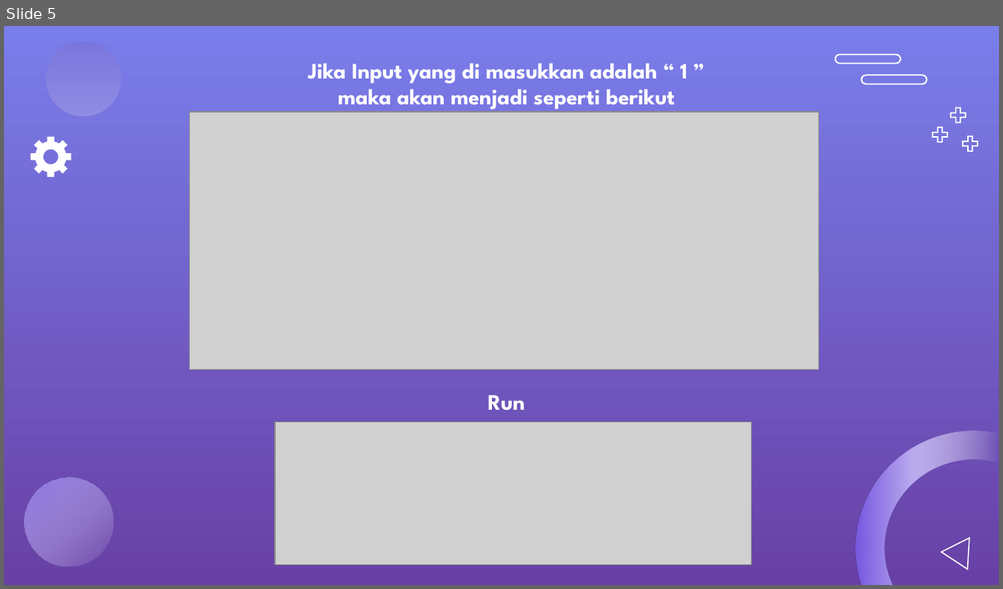
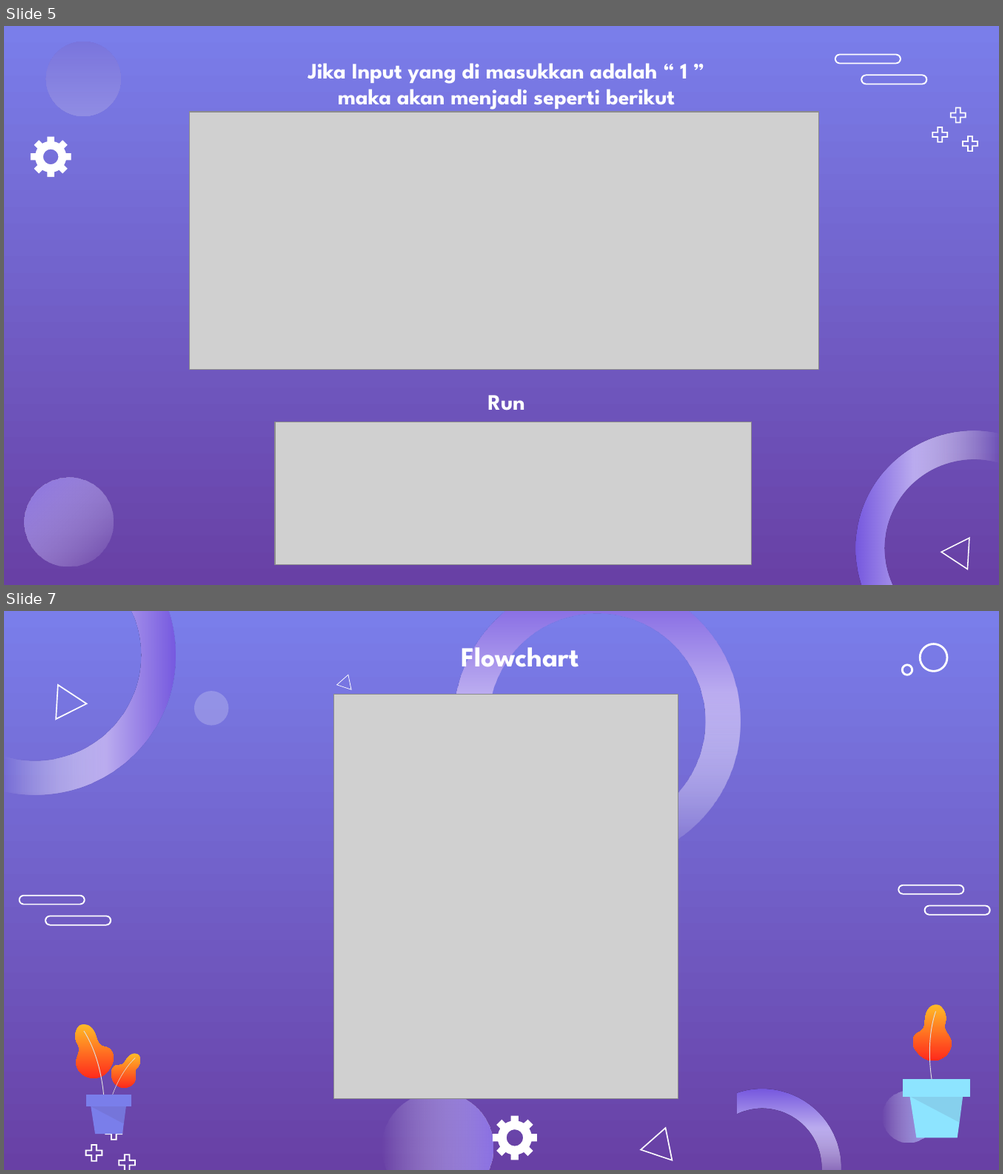
Before and after one commit to riskinurhadi/NEWSITE, a slide deck: assets/Karya/Materi/Search Data Karyawan.pptx. Shown one above the other, each under a label of ours: slide 5 before the commit, slides 5 and 7 after it; the slides between them are not shown. The pictures are 1003x589 and 1003x1174 pixels, drawn with LibreOffice and Linux fonts; fonts in the diff are those of the drawing; grey boxes stand for pictures; background and template pictures are left out. Boxes give left, top, right and bottom in pixels: in the first picture for what was removed or moved away, otherwise in the second. Text is boxed around its words. In the diff, an @@ line names an element or a change of style, - is before the commit and + after.

```diff
--- a/assets/Karya/Materi/Search Data Karyawan.pptx
+++ b/assets/Karya/Materi/Search Data Karyawan.pptx
@@ slide 7 added at (4,611,999,1170), background gradient #6840A5 to #7A7EEA @@
@@ freeform shape added at (5,611,176,806), fill gradient #7759E0 to #BBACF0 to #FFFFFF @@
@@ freeform shape added at (434,611,760,863), fill gradient #7759E0 to #BBACF0 to #FFFFFF @@
@@ text added at (461,641,579,675), 20 pt, text #FFFFFF, bold @@
+Flowchart
@@ freeform shape added at (915,638,953,677), outline #FFFFFF 1.5 pt @@
@@ freeform shape added at (336,672,355,689), fill #FFFFFF @@
@@ freeform shape added at (900,663,914,677), outline #FFFFFF 1.5 pt @@
@@ freeform shape added at (56,684,88,721), fill #FFFFFF @@
@@ freeform shape added at (187,684,236,732), fill #FFFFFF at 21% opacity @@
@@ picture added at (333,695,677,1099) @@
@@ freeform shape added at (19,895,85,906), fill #FFFFFF @@
@@ freeform shape added at (897,885,964,894), fill #FFFFFF @@
@@ freeform shape added at (45,915,111,925), fill #FFFFFF @@
@@ freeform shape added at (924,906,990,915), fill #FFFFFF @@
@@ freeform shape added at (359,1069,516,1170), fill gradient #7759E0 to #FFFFFF @@
@@ group added at (71,1025,141,1135): 7 freeform shapes @@
@@ freeform shape added at (737,1089,846,1170), fill gradient #7759E0 to #BBACF0 to #FFFFFF @@
@@ freeform shape added at (871,1081,945,1154), fill gradient #7A7EEA to #FFFFFF @@
@@ group added at (903,1005,970,1138): 5 freeform shapes @@
@@ freeform shape added at (492,1116,537,1161), fill #FFFFFF @@
@@ freeform shape added at (105,1123,123,1141), fill #FFFFFF @@
@@ freeform shape added at (640,1122,681,1162), fill #FFFFFF @@
@@ freeform shape added at (85,1144,103,1162), fill #FFFFFF @@
@@ freeform shape added at (119,1154,136,1170), fill #FFFFFF @@
```
Also in this commit, not shown: 2 slides changed.
